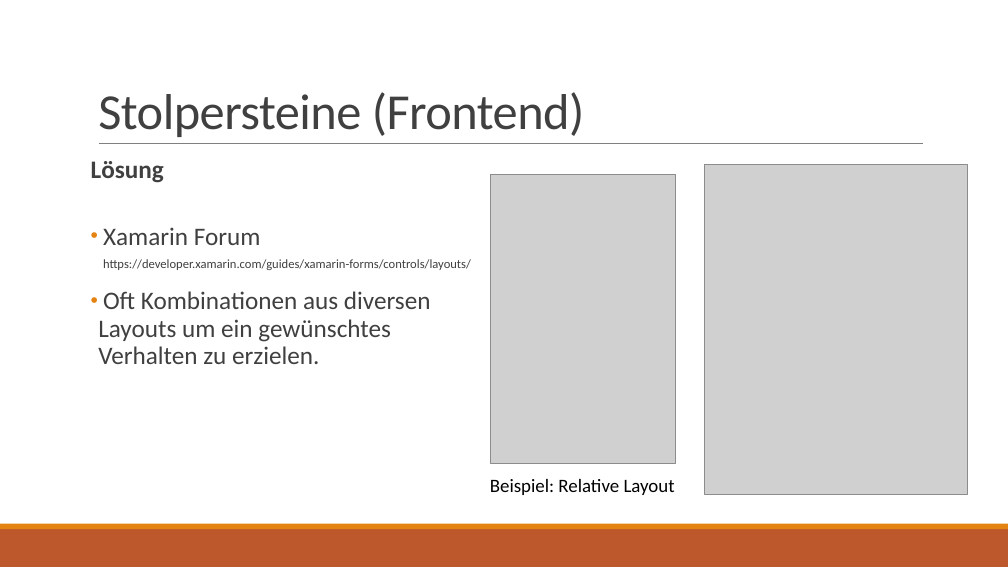
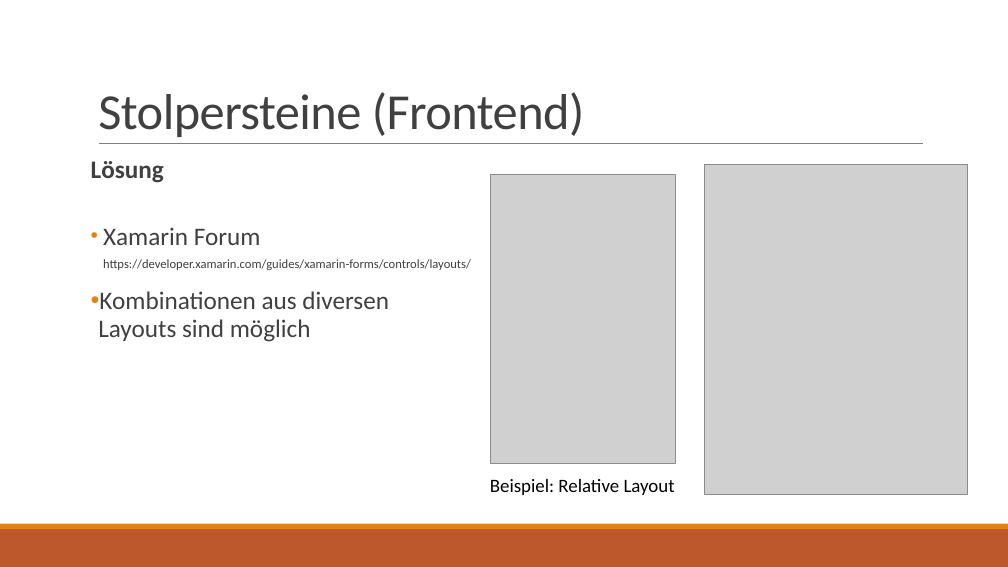
Before and after one commit to HolzbaumStudios/CookBook, a slide deck: slide 10 of Docs/Präsentation_Kochbuch.pptx (slide 11 before the commit). Drawn at 1008x567 pixels with LibreOffice and Linux fonts; fonts in the diff are those of the drawing; grey boxes stand for pictures. Boxes give left, top, right and bottom in pixels: in the first picture for what was removed or moved away, otherwise in the second. Text is boxed around its words. In the diff, an @@ line names an element or a change of style, - is before the commit and + after.

```diff
--- a/Docs/Präsentation_Kochbuch.pptx
+++ b/Docs/Präsentation_Kochbuch.pptx
@@ text at (98,291,389,342): text changed @@
-• Oft Kombinationen aus diversen
-  Layouts um ein gewünschtes
-  Verhalten zu erzielen.
+• Kombinationen aus diversen
+  Layouts sind möglich
```
Also in this commit, not shown: 4 other slides changed, 1 slide removed, 2 other files.
